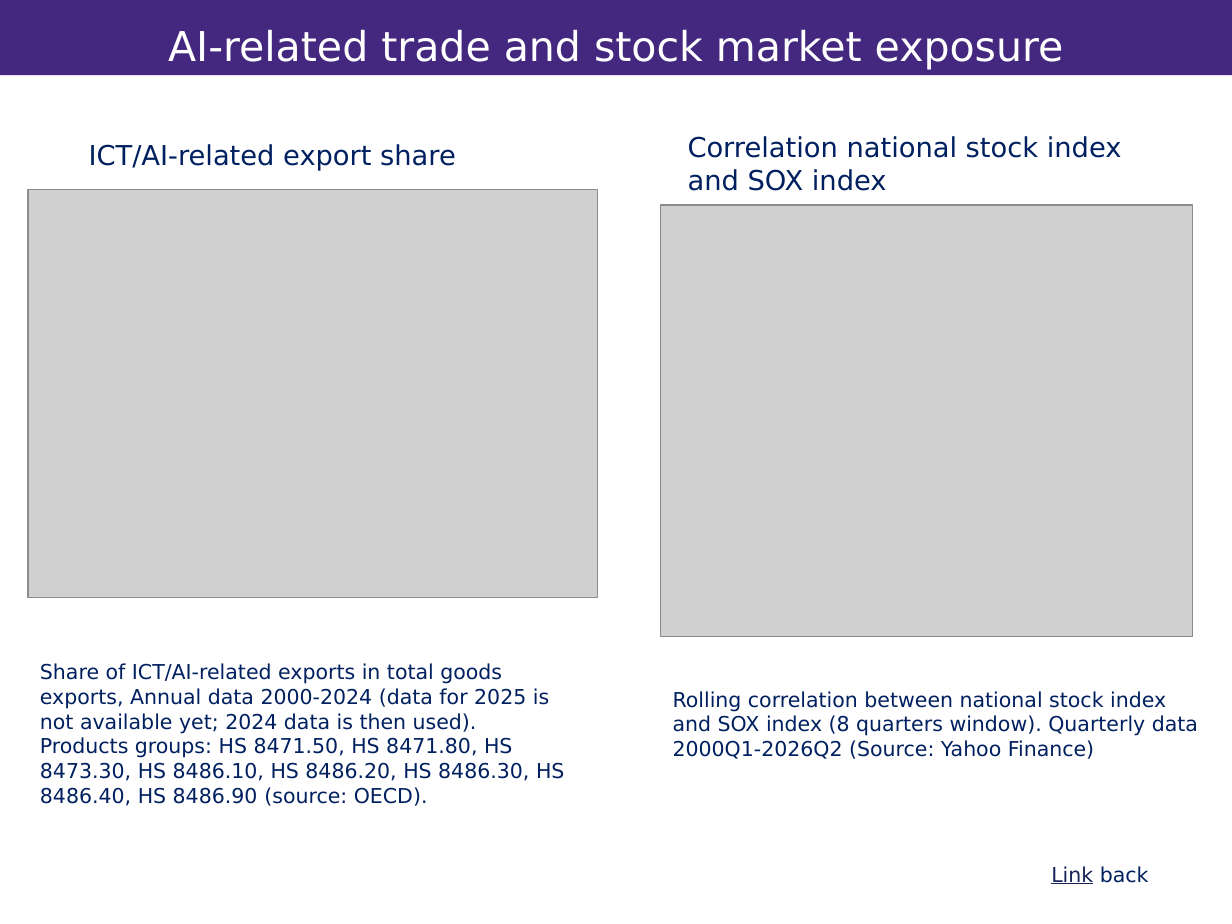
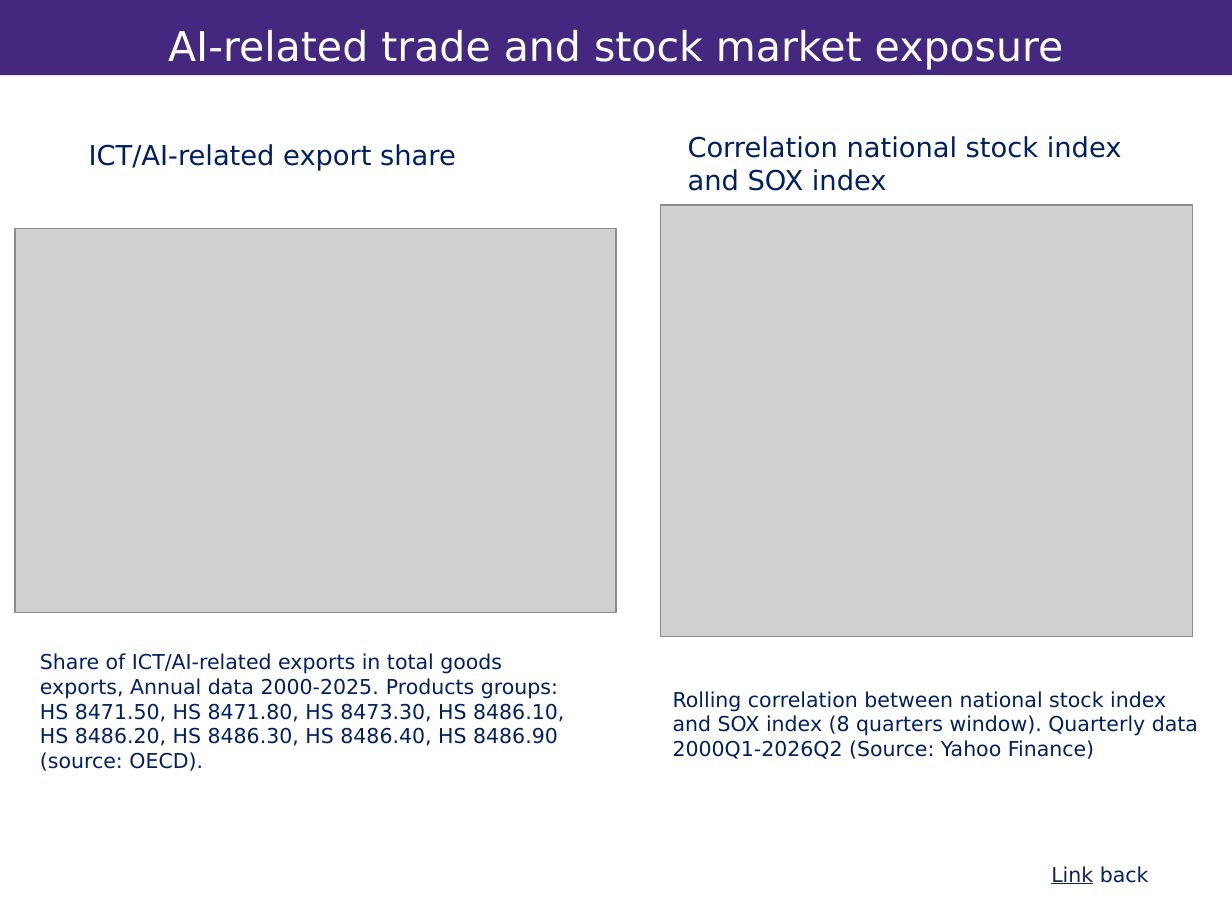
Before and after one commit to vandenEnd/scripts, a slide deck: slide 14 of Resilience.pptx. Drawn at 1232x924 pixels with LibreOffice and Linux fonts; fonts in the diff are those of the drawing; grey boxes stand for pictures; background and template pictures are left out. Boxes give left, top, right and bottom in pixels: in the first picture for what was removed or moved away, otherwise in the second. Text is boxed around its words. In the diff, an @@ line names an element or a change of style, - is before the commit and + after.

```diff
--- a/Resilience.pptx
+++ b/Resilience.pptx
@@ picture: place and size @@
-picture at [28,190,598,598]
+picture at [15,229,616,614]
@@ text at [40,653,564,771]: text changed @@
-Share of ICT/AI-related exports in total goods exports, Annual data 2000-2024 (data for 2025 is not available yet; 2024 data is then used).
-Products groups: HS 8471.50, HS 8471.80, HS 8473.30, HS 8486.10, HS 8486.20, HS 8486.30, HS 8486.40, HS 8486.90 (source: OECD).
+Share of ICT/AI-related exports in total goods exports, Annual data 2000-2025. Products groups: HS 8471.50, HS 8471.80, HS 8473.30, HS 8486.10, HS 8486.20, HS 8486.30, HS 8486.40, HS 8486.90 (source: OECD).
```
Also in this commit, not shown: 4 other slides changed, 1 slide added.
